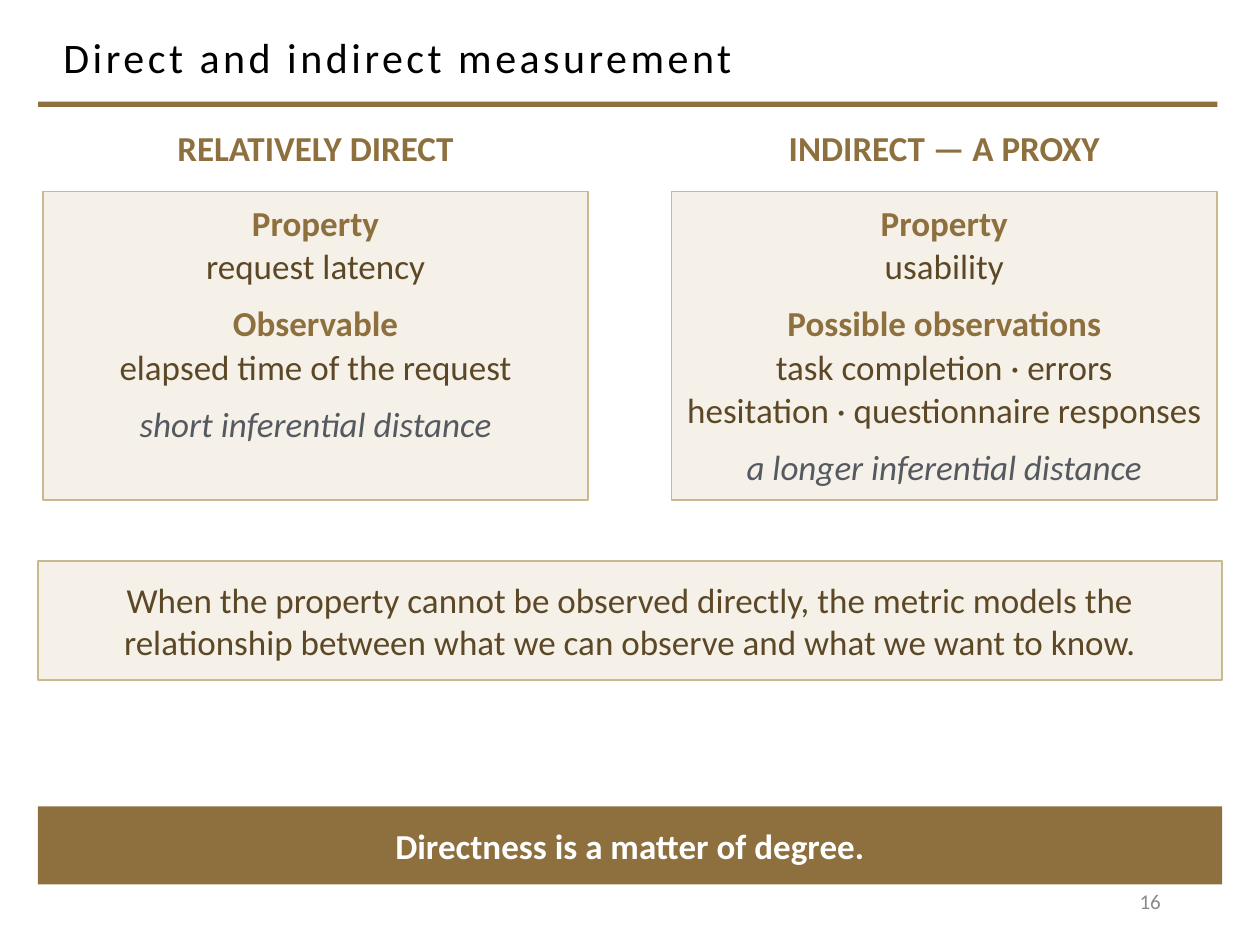
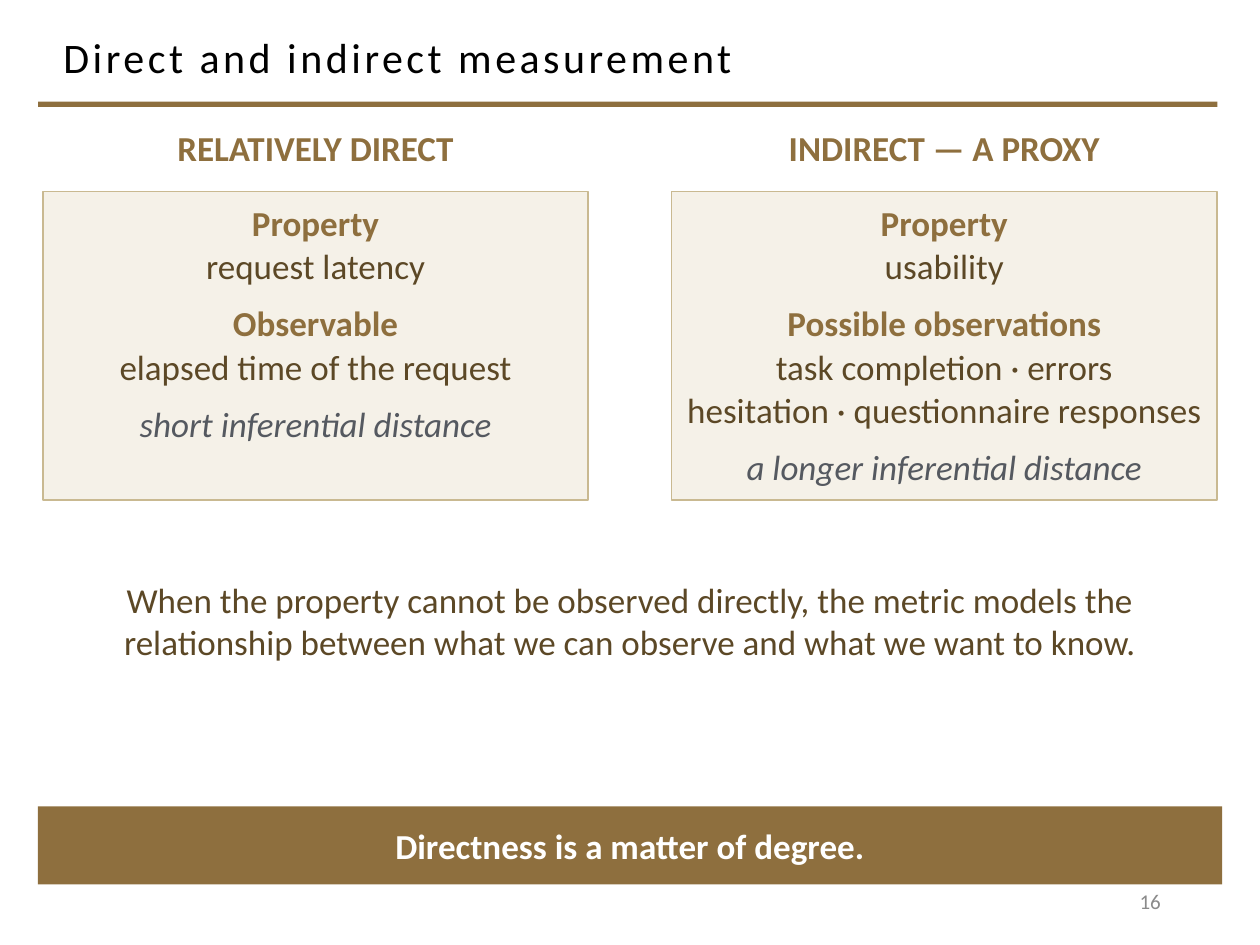
Before and after one commit to davisjam/model-based-agentic-software-engineering, a slide deck: slide 16 of course/lectures/act-1-foundations/09-engineering-decision-making-and-metrics/1-9-Engineering-Decision-Making-and-Metrics.pptx. Drawn at 1260x945 pixels with LibreOffice and Linux fonts; fonts in the diff are those of the drawing; background and template pictures are left out. Boxes give left, top, right and bottom in pixels: in the first picture for what was removed or moved away, otherwise in the second. Text is boxed around its words. In the diff, an @@ line names an element or a change of style, - is before the commit and + after.

```diff
--- a/course/lectures/act-1-foundations/09-engineering-decision-making-and-metrics/1-9-Engineering-Decision-Making-and-Metrics.pptx
+++ b/course/lectures/act-1-foundations/09-engineering-decision-making-and-metrics/1-9-Engineering-Decision-Making-and-Metrics.pptx
@@ text "When the property cannot be ...": place and size @@
-text "When the property cannot be ..." at [38, 561, 1222, 680]
+text "When the property cannot be ..." at [124, 588, 1135, 661]
@@ text "When the property cannot be ..." at [124, 588, 1135, 661]: fill #F5F1E8 to none; outline #C9B991 1 pt to none @@
```
Also in this commit, not shown: 11 other slides changed.
